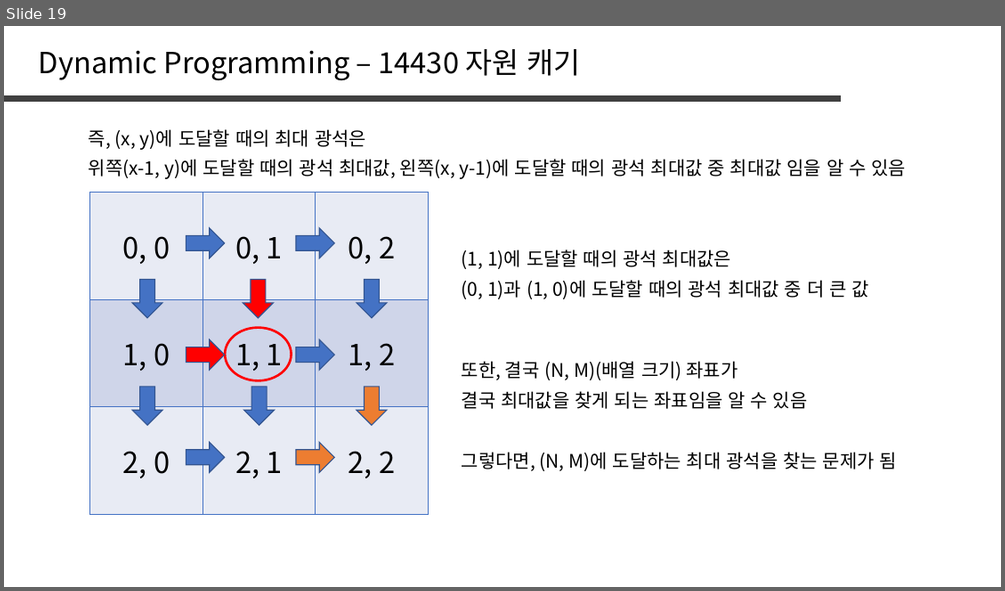
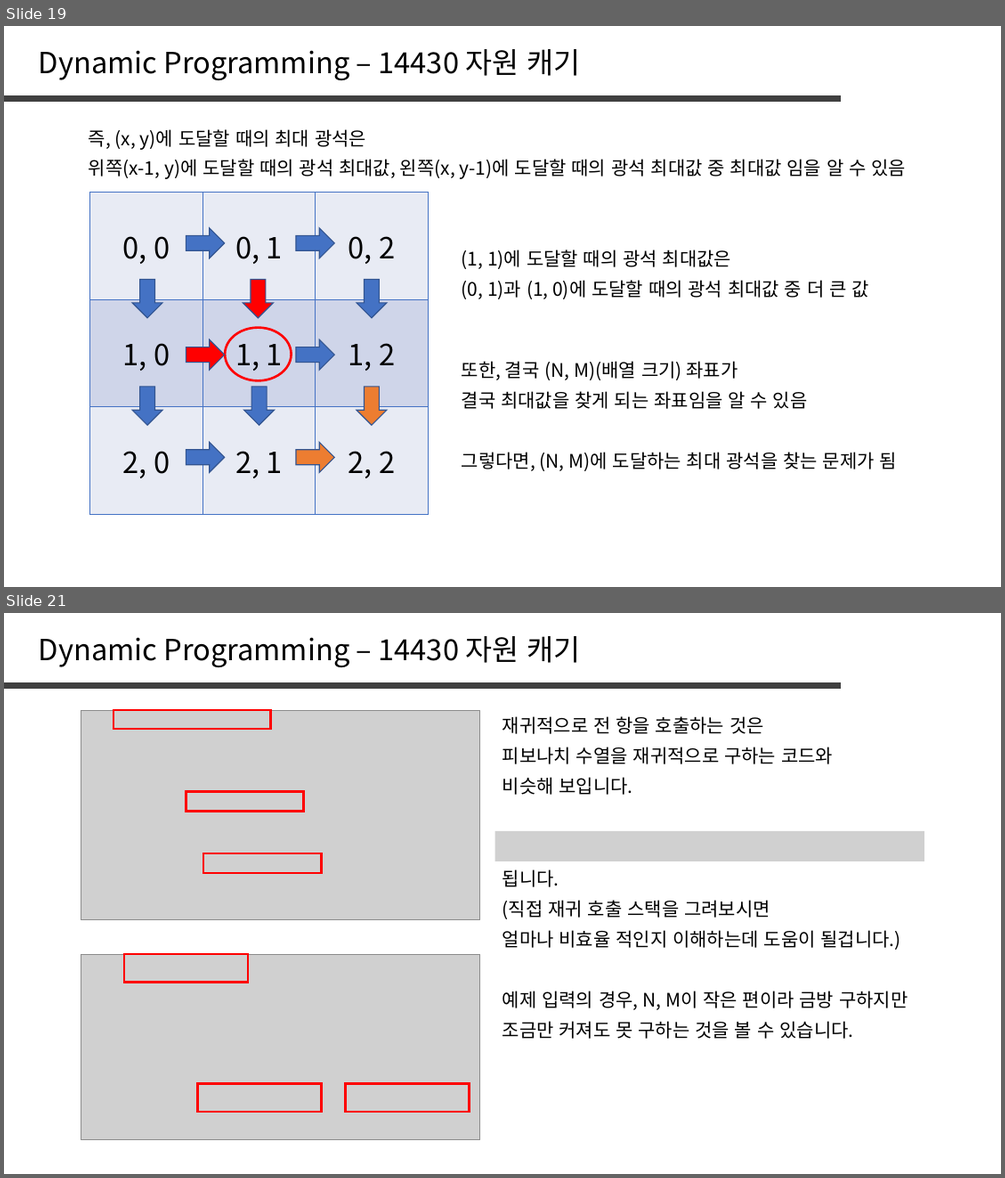
Before and after one commit to jaehoo1/PS-study, a slide deck: study/5_Dynamic Programming.pptx. Shown one above the other, each under a label of ours: slide 19 before the commit, slides 19 and 21 after it; the slides between them are not shown. The pictures are 1005x591 and 1005x1178 pixels, drawn with LibreOffice and Linux fonts; fonts in the diff are those of the drawing; grey boxes stand for pictures. Boxes give left, top, right and bottom in pixels: in the first picture for what was removed or moved away, otherwise in the second. Text is boxed around its words. In the diff, an @@ line names an element or a change of style, - is before the commit and + after.

```diff
--- a/study/5_Dynamic Programming.pptx
+++ b/study/5_Dynamic Programming.pptx
@@ slide 21 added at <box>4,613,1001,1174</box>, background #FFFFFF @@
@@ text added at <box>39,636,581,667</box>, 28 pt, text #000000 @@
+Dynamic Programming – 14430 자원 캐기
@@ line added from (4, 686) to (841, 686), #404040 6 pt @@
@@ picture added at <box>81,710,479,920</box> @@
@@ rectangle added at <box>113,710,270,729</box>, outline #FF0000 2.25 pt @@
@@ text added at <box>502,716,764,734</box>, 18 pt, text #000000 @@
+재귀적으로 전 항을 호출하는 것은
@@ text added at <box>502,747,833,764</box>, 18 pt, text #000000 @@
+피보나치 수열을 재귀적으로 구하는 코드와
@@ rectangle added at <box>186,791,304,811</box>, outline #FF0000 2.25 pt @@
@@ text added at <box>502,777,633,795</box>, 18 pt, text #000000 @@
+비슷해 보입니다.
@@ picture added at <box>495,831,924,861</box> @@
@@ rectangle added at <box>203,853,322,873</box>, outline #FF0000 2.25 pt @@
@@ text added at <box>502,869,559,887</box>, 18 pt, text #000000 @@
+됩니다.
@@ text added at <box>502,900,770,919</box>, 18 pt, text #000000 @@
+(직접 재귀 호출 스택을 그려보시면
@@ text added at <box>502,930,901,949</box>, 18 pt, text #000000 @@
+얼마나 비효율 적인지 이해하는데 도움이 될겁니다.)
@@ picture added at <box>81,954,480,1140</box> @@
@@ rectangle added at <box>124,954,249,982</box>, outline #FF0000 2.25 pt @@
@@ text added at <box>502,990,907,1010</box>, 18 pt, text #000000 @@
+예제 입력의 경우, N, M이 작은 편이라 금방 구하지만
@@ text added at <box>502,1021,853,1038</box>, 18 pt, text #000000 @@
+조금만 커져도 못 구하는 것을 볼 수 있습니다.
@@ rectangle added at <box>198,1083,322,1111</box>, outline #FF0000 2.25 pt @@
@@ rectangle added at <box>346,1083,469,1111</box>, outline #FF0000 2.25 pt @@
```
Also in this commit, not shown: 1 slide changed, 4 other slides added.
